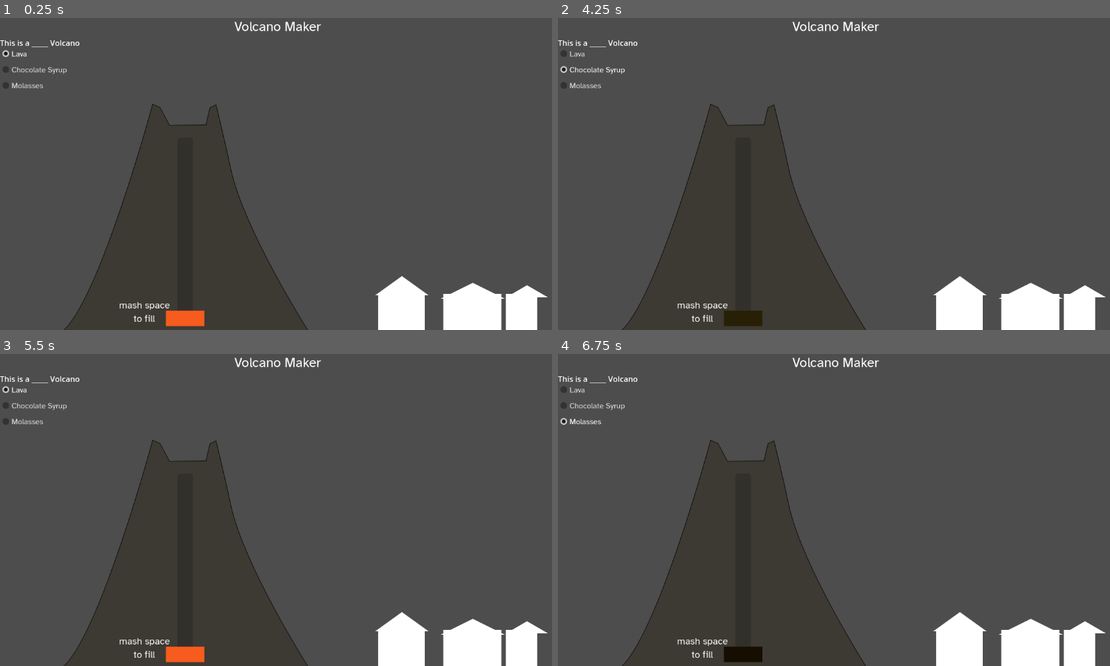
Above: before the commit, frames 1-4 (two rows, left to right).
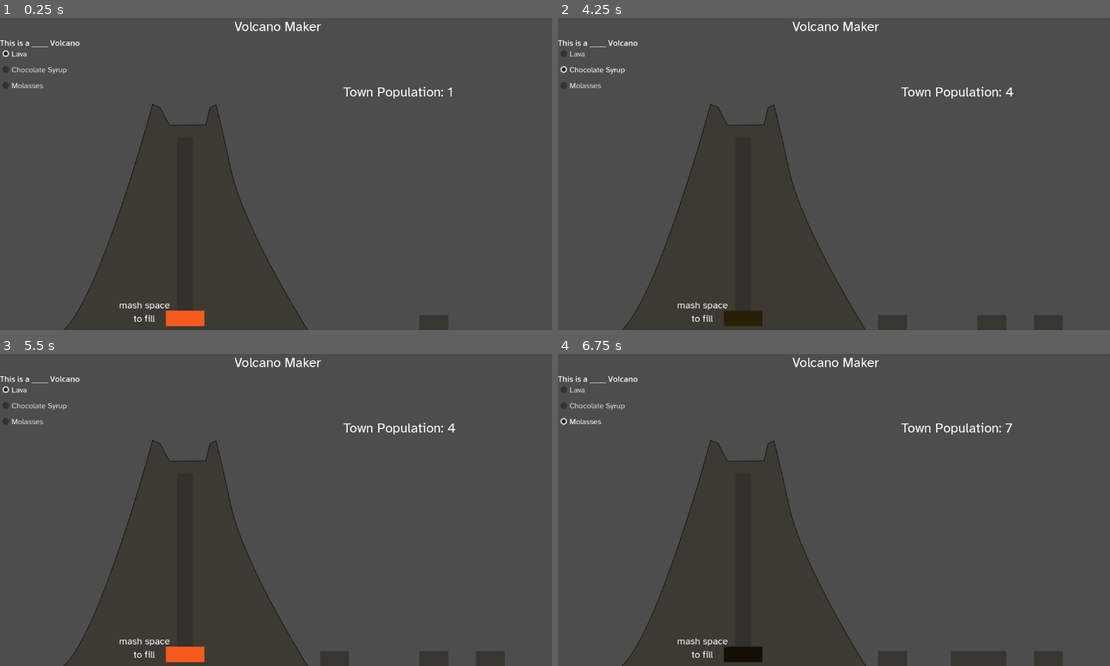
Above: after the commit, the same moments.

Repository: wycre/volcanomaker
Game: Godot game, scene res://Game.tscn
Two runs of this game, one before a commit and one after it. Both use one fixed random seed, a clock stepped at 60 frames per second and the inputs below.
Inputs:
- Up to frame 1 (0.25 s): no input
- Up to frame 2 (4.25 s): click "Lava" at 0.5 s; click "Chocolate Syrup" at 1.25 s; click "Molasses" at 2 s; click "Lava" at 2.75 s; click "Chocolate Syrup" at 3.5 s
- Up to frame 3 (5.5 s): click "Molasses" at 4.25 s; click "Lava" at 5 s
- Up to frame 4 (6.75 s): click "Chocolate Syrup" at 5.75 s; click "Molasses" at 6.5 s

The runs differ from the first frame. In frame 1, 3.8% of the frame differs, in the area x 62-100%, y 22-100%; in frame 2, 4.1%, in the area x 58-100%, y 22-100%; in frame 3, 4.1%; in frame 4, 4.1%.

Commit message:
town growth and eruption sounds

Diff:
--- a/Game.tscn
+++ b/Game.tscn
@@ -6,9 +6,11 @@
 [ext_resource type="Theme" uid="uid://dnhbhyk8gn2sa" path="res://Assets/MainTheme.tres" id="4_ag2wq"]
 [ext_resource type="ButtonGroup" uid="uid://cedg0umu6dmep" path="res://LavaTypeGroup.tres" id="5_ssoie"]
 [ext_resource type="Script" path="res://Scripts/FluidTube.gd" id="6_j3p58"]
-[ext_resource type="Texture2D" uid="uid://cxxu6vsaaawbd" path="res://Assets/Town.png" id="6_ni75q"]
+[ext_resource type="AudioStream" uid="uid://dvda1c530727j" path="res://Assets/Audio/earth-rumble.mp3" id="7_pqi0u"]
+[ext_resource type="AudioStream" uid="uid://etfhdh3ylg5j" path="res://Assets/Audio/distant-explosion.mp3" id="8_7wafm"]
 [ext_resource type="Script" path="res://Scripts/FluidReservior.gd" id="8_jewuj"]
 [ext_resource type="Texture2D" uid="uid://c23txl0khgj6s" path="res://Assets/Newspaper Background.png" id="9_ho3an"]
+[ext_resource type="Script" path="res://TownController.gd" id="10_6h8bf"]
 [ext_resource type="Script" path="res://Scripts/newspaper_text.gd" id="10_q8k4m"]
 
 [node name="Control" type="Control"]
@@ -32,10 +34,6 @@
 [node name="Volcano" type="Sprite2D" parent="."]
 position = Vector2(496, 440)
 texture = ExtResource("1_03k7c")
-
-[node name="Town" type="Sprite2D" parent="."]
-position = Vector2(992, 392)
-texture = ExtResource("6_ni75q")
 
 [node name="EruptionOptionsLabel" type="RichTextLabel" parent="."]
 layout_mode = 0
@@ -105,6 +103,12 @@
 show_percentage = false
 script = ExtResource("6_j3p58")
 
+[node name="RumblePlayer" type="AudioStreamPlayer" parent="FluidTube"]
+stream = ExtResource("7_pqi0u")
+
+[node name="ExplosionPlayer" type="AudioStreamPlayer" parent="FluidTube"]
+stream = ExtResource("8_7wafm")
+
 [node name="FluidReservior" type="Panel" parent="." groups=["FluidChannel"]]
 layout_mode = 0
 offset_left = 344.0
@@ -142,4 +146,32 @@
 offset_bottom = 552.0
 text = "Reset"
 
+[node name="TownArea" type="Control" parent="."]
+anchors_preset = 0
+offset_left = 680.0
+offset_top = 128.0
+offset_right = 1152.0
+offset_bottom = 648.0
+script = ExtResource("10_6h8bf")
+
+[node name="PopLabel" type="Label" parent="TownArea"]
+layout_mode = 2
+offset_left = 32.0
+offset_top = 8.0
+offset_right = 156.0
+offset_bottom = 31.0
+theme = ExtResource("4_ag2wq")
+theme_type_variation = &"HeaderLarge"
+text = "Town Population: "
+
+[node name="PopCount" type="Label" parent="TownArea"]
+layout_mode = 0
+offset_left = 248.0
+offset_top = 8.0
+offset_right = 314.0
+offset_bottom = 44.0
+theme = ExtResource("4_ag2wq")
+theme_type_variation = &"HeaderLarge"
+text = "1"
+
 [connection signal="pressed" from="ResetButton" to="." method="_on_reset_button_pressed"]
--- a/Scripts/FluidTube.gd
+++ b/Scripts/FluidTube.gd
@@ -5,6 +5,9 @@
 
 var _fluid_material = StyleBoxFlat.new()
 var _fluid_type: Fluids
+
+var erupted: bool = false
+static var eruption_timer: Timer
 
 func _ready() -> void:
 	change_color(Fluids.LAVA) # Default to Lava Color
@@ -14,16 +17,11 @@
 # Called every frame. 'delta' is the elapsed time since the previous frame.
 func _process(delta: float) -> void:
 	# Handle Fluid Increase
-	if Input.is_action_just_pressed("ui_select"):
+	if Input.is_action_just_pressed("ui_select") or erupted:
 		if value < 100:
 			value += 3 + (randi() % 6)
 		if value >= 100:
-			var newspaper_background = get_node("../NewspaperBackground")
-			var newspaper_text = get_node("../NewspaperText")
-			var reset_button = get_node("../ResetButton")
-			newspaper_background.visible = true
-			newspaper_text.visible = true
-			reset_button.visible = true
+			prepare_erupt()
 	# Handle Fluid Decay
 	else:
 		match _fluid_type:
@@ -35,10 +33,47 @@
 				value -= 1 * delta
 
 
+func prepare_erupt():
+	if not erupted:
+		erupted = true
+		# Change game state
+		var town = get_node("../TownArea")
+		town.timer_active = false
+
+
+
+		# Play Eruption Animation
+		$RumblePlayer.play()
+		$ExplosionPlayer.play()
+
+		# Start timer
+		if not eruption_timer:
+			eruption_timer = Timer.new()
+			eruption_timer.name = "EruptionTimer"
+			add_child(eruption_timer)
+			eruption_timer.timeout.connect(erupt)
+			eruption_timer.start(5)
+
+
+
+func erupt():
+	$RumblePlayer.stop()
+
+	# Display newspaper
+	var newspaper_background = get_node("../NewspaperBackground")
+	var newspaper_text = get_node("../NewspaperText")
+	var reset_button = get_node("../ResetButton")
+	newspaper_background.visible = true
+	newspaper_text.visible = true
+	reset_button.visible = true
+
+	# Delete the dimer
+	eruption_timer.queue_free()
+
+
 
 # Changes the color of the fluid and resets progress
 func change_color(fluid_type: Fluids):
-	print("Color Change Requested: ", fluid_type)
 	_fluid_type = fluid_type
 	if fluid_type == Fluids.LAVA:
 		_fluid_material.bg_color = Color("f75b1d")
--- a/Scripts/main.gd
+++ b/Scripts/main.gd
@@ -37,11 +37,17 @@
 	$FluidTube.change_color(Fluids.LAVA)
 	$FluidReservior.change_color(Fluids.LAVA)
 
+	$FluidTube.erupted = false
+
 	for button in $VolcanoContentButtons.get_children():
 		if button.button_pressed == true:
 			button.button_pressed = false
 	$VolcanoContentButtons/LavaCheckBox.button_pressed = true
 
+	# Restart Population Growth
+	$TownArea.reset_pop()
+	$TownArea.timer_active = true
+
 
 
 func test(toggled_on: bool, extra_arg_0: int) -> void:
--- /dev/null
+++ b/TownController.gd
@@ -0,0 +1,84 @@
+extends Control
+
+var hut = preload("res://hut.tscn")
+var house = preload("res://house.tscn")
+var tower = preload("res://tower.tscn")
+
+const building_scale = Vector2(0.15,0.15)
+const screenbottom = 488
+
+var population: int = 1
+var pop_wave: int = 0
+
+var timer_active = true
+var timer: float = 0
+const timer_limit: float = 2
+
+# Called when the node enters the scene tree for the first time.
+func _ready() -> void:
+	add_hut()
+
+func _process(delta: float) -> void:
+	# Increase population in waves, based on a timer
+	if timer_active:
+		timer += delta
+		if timer >= timer_limit:
+			pop_wave += 1
+			increase_pop(pop_wave)
+			timer = 0
+
+
+func increase_pop(wave):
+
+	var old_pop = population
+
+	population = ceil((1 + (wave ** 1.5)))
+	$PopCount.text = str(population)
+
+	if (population - old_pop) >= 10:
+		print("Adding Tower")
+		add_tower()
+	elif (population - old_pop) >= 5:
+		print("Adding House")
+		add_house()
+	elif (population - old_pop) >= 1:
+		print("Adding Hut")
+		add_hut()
+
+
+func reset_pop():
+	# Reset population counting
+	population = 1
+	pop_wave = 0
+	timer = 0
+	$PopCount.text = str(population)
+
+	# Reset building state
+	for building in get_children():
+		if building is Sprite2D:
+			building.queue_free()
+	add_hut()
+
+func add_hut():
+	var x = randi() % 432
+	var pos = Vector2(x,screenbottom)
+	var instance = hut.instantiate()
+	instance.scale = building_scale
+	instance.position = pos
+	add_child(instance)
+
+func add_house():
+	var x = randi() % 432
+	var pos = Vector2(x,screenbottom)
+	var instance = house.instantiate()
+	instance.scale = building_scale
+	instance.position = pos
+	add_child(instance)
+
+func add_tower():
+	var x = randi() % 432
+	var pos = Vector2(x,screenbottom)
+	var instance = tower.instantiate()
+	instance.scale = building_scale
+	instance.position = pos
+	add_child(instance)
--- /dev/null
+++ b/house.tscn
@@ -0,0 +1,8 @@
+[gd_scene load_steps=2 format=3 uid="uid://dv0slwb2omlv0"]
+
+[ext_resource type="Texture2D" uid="uid://baicplmjx2qdg" path="res://Assets/House.png" id="1_mu1d8"]
+
+[node name="Sprite2D" type="Sprite2D"]
+
+[node name="House" type="Sprite2D" parent="."]
+texture = ExtResource("1_mu1d8")
--- /dev/null
+++ b/hut.tscn
@@ -0,0 +1,8 @@
+[gd_scene load_steps=2 format=3 uid="uid://chnxgmash8l47"]
+
+[ext_resource type="Texture2D" uid="uid://ceo70cjycugx2" path="res://Assets/Hut.png" id="1_o3iqn"]
+
+[node name="Sprite2D" type="Sprite2D"]
+
+[node name="Hut" type="Sprite2D" parent="."]
+texture = ExtResource("1_o3iqn")
--- /dev/null
+++ b/tower.tscn
@@ -0,0 +1,8 @@
+[gd_scene load_steps=2 format=3 uid="uid://dqfusv7kvf27d"]
+
+[ext_resource type="Texture2D" uid="uid://coe00a5nekqhk" path="res://Assets/Tower.png" id="1_2sx37"]
+
+[node name="Sprite2D" type="Sprite2D"]
+
+[node name="Tower" type="Sprite2D" parent="."]
+texture = ExtResource("1_2sx37")
Not shown, added: Assets/Audio/distant-explosion.mp3.import
Not shown, added: Assets/Audio/earth-rumble.mp3.import
Binary file added: Assets/House.png
Not shown, added: Assets/House.png.import
Binary file added: Assets/Hut.png
Not shown, added: Assets/Hut.png.import
Binary file added: Assets/Tower.png
Not shown, added: Assets/Tower.png.import
Not shown: 1 places in Game.tscn that only renumber resources
Not shown, added: Assets/Audio/distant-explosion.mp3
Not shown, added: Assets/Audio/earth-rumble.mp3
